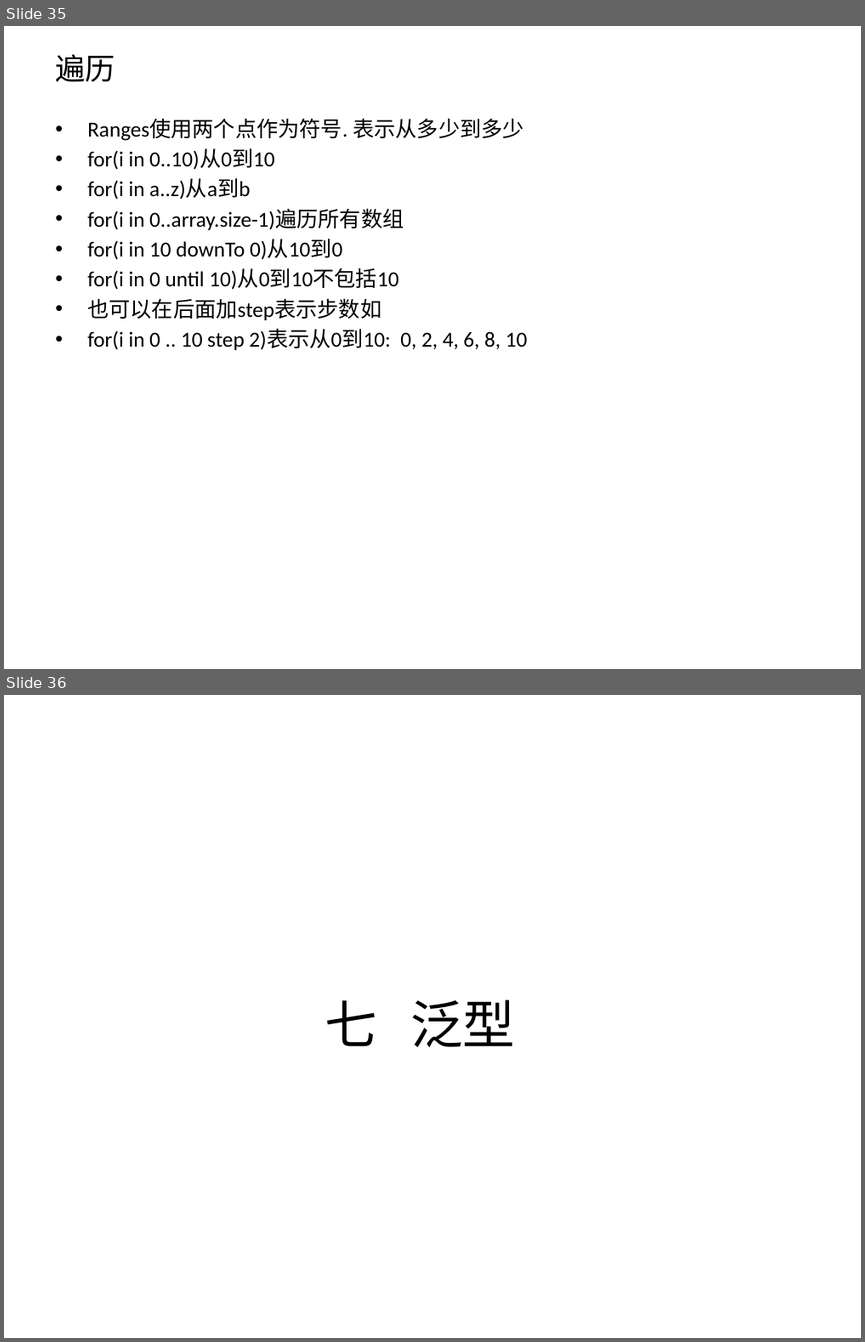
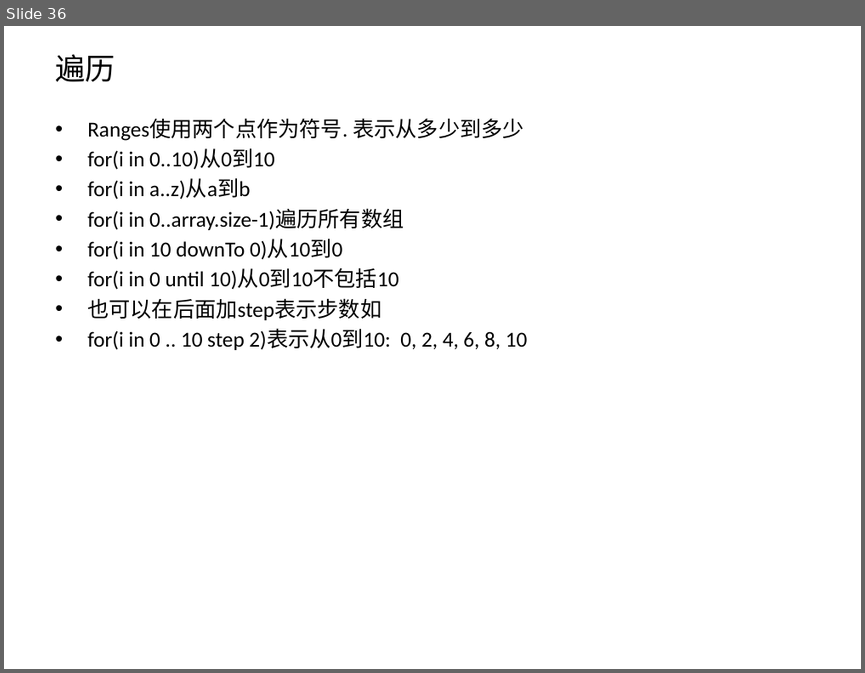
Before and after one commit to zxf2871/KotlinStudy, a slide deck: Kotlin初探.pptx. Shown one above the other, each under a label of ours: slides 35 and 36 before the commit, slide 36 after it. The pictures are 865x1342 and 865x673 pixels, drawn with LibreOffice and Linux fonts; fonts in the diff are those of the drawing. Boxes give left, top, right and bottom in pixels: in the first picture for what was removed or moved away, otherwise in the second. Text is boxed around its words. In the diff, an @@ line names an element or a change of style, - is before the commit and + after.

```diff
--- a/Kotlin初探.pptx
+++ b/Kotlin初探.pptx
@@ slide 36 removed at [4,695,861,1338], background #FFFFFF @@
@@ title removed at [324,999,515,1047] @@
-七 泛型
@@ what was slide 35 is now slide 36 @@
```
Also in this commit, not shown: 6 slides changed, 1 slide added, 1 other slide removed.
